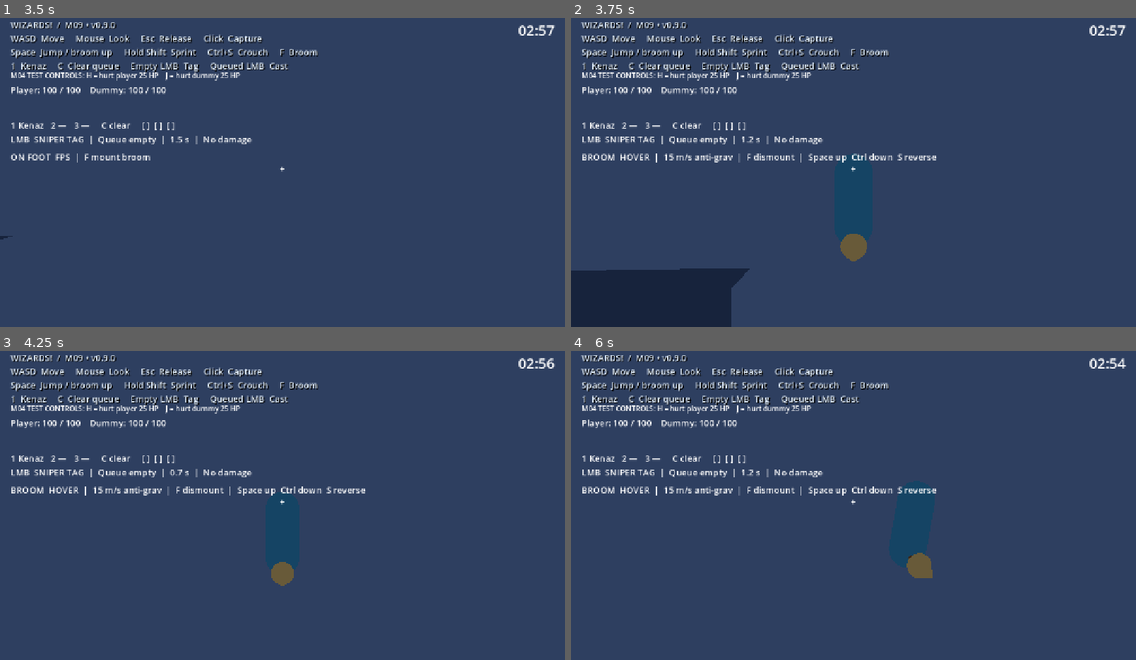
Above: before the commit, frames 1-4 (two rows, left to right).
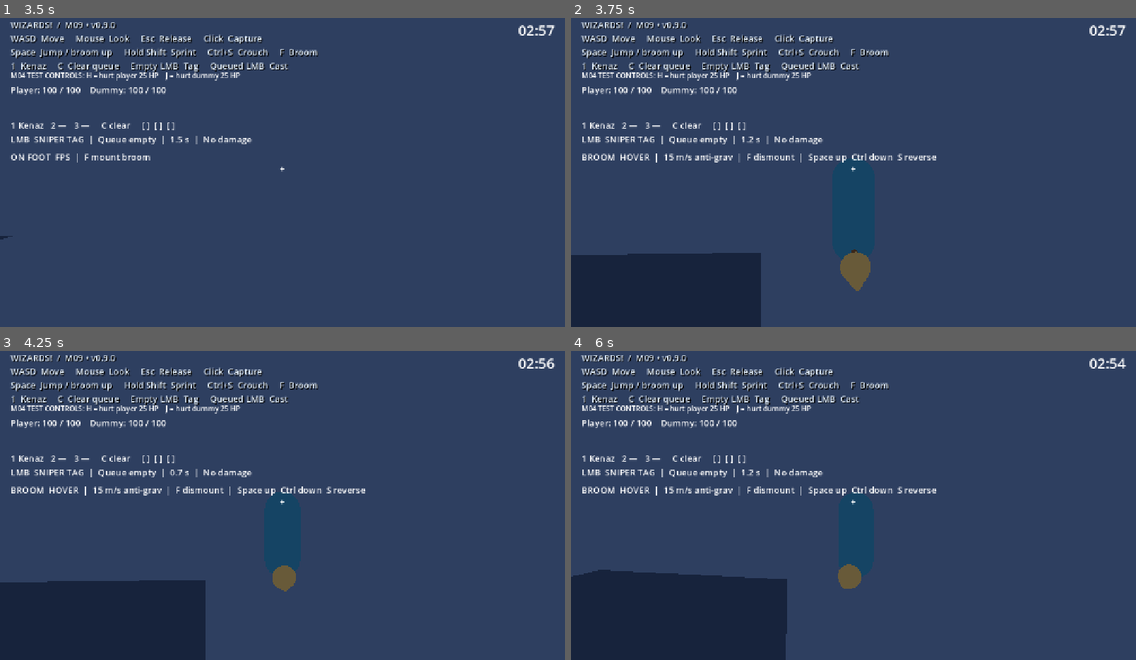
Above: after the commit, the same moments.

Repository: Addersoft/MAGICIDE-
Game: Godot game, scene res://scenes/boot/main.tscn
The game is run twice, just before and just after one commit, with the same random seed, the same clock (stepped at 60 frames per second) and the same inputs.
Inputs (mouse positions are in pixels of both pictures, inside the frame that each line leads up to):
- Up to frame 1 (3.5 s): tap Enter at 0.5 s; move the mouse to (310, 166) at 0.52 s; hold Ctrl (crouch_modifier) 0.53-1.28 s; hold W (move_forward) from 0.53 s (still down); click (310, 166) at 0.67 s; tap Space (jump) at 0.77, 1.52, 3.02 s; tap Alt (parkour_slide) at 0.8, 1.35, 3.05 s; move the mouse to (254, 169) at 1.27 s; tap Shift (sprint) at 1.55 s; move the mouse to (293, 163) at 2.02 s; hold Shift (sprint) 2.03-2.78 s; tap Ctrl (crouch_modifier) at 2.3, 2.85 s; move the mouse to (276, 172) at 2.77 s; click (276, 172) at 2.92 s
- Up to frame 2 (3.75 s): keep holding W (move_forward); tap Space (jump) at 3.5 s; move the mouse to (893, 172) at 3.52 s; hold Shift (sprint) from 3.53 s (still down); tap F (mount_broom) at 3.6 s
- Up to frame 3 (4.25 s): keep holding W (move_forward); keep holding Shift (sprint); tap Space (jump) at 3.77 s
- Up to frame 4 (6 s): move the mouse to (808, 496) at 4.27 s; release Shift (sprint) at 4.28 s; right-click (808, 496) at 4.35 s; tap Space (jump) at 4.52 s; tap Ctrl (crouch_modifier) at 4.55 s; move the mouse to (859, 502) at 5.02 s; tap Alt (parkour_slide) at 5.1 s; click (859, 502) at 5.17 s; move the mouse to (830, 496) at 5.77 s; release W (move_forward) at 5.78 s; hold D (move_right) from 5.78 s (still down); click (830, 496) at 5.85 s

Frame 1 is identical in both runs. In frame 2, 3.6% of the frame differs, in the area x 0-54%, y 43-100%; in frame 3, 9.5%; in frame 4, 14%, in the area x 0-65%, y 42-100%.
Error after the commit: Invalid call to function 'integrate' in base 'Node (broom_controller.gd)'. Expected 6 argument(s). (res://scripts/player/player_controller.gd:60)

Commit message:
Crouch=tap Ctrl, slide=hold Ctrl while moving; broom boost on Shift + orange→blue fire trail

Diff:
--- a/scripts/player/player_controller.gd
+++ b/scripts/player/player_controller.gd
@@ -56,17 +56,18 @@
 		motor.reset()
 	var axis: Vector2 = player_input.fly_axis()
 	var vertical: float = player_input.fly_vertical()
-	velocity = broom.integrate(delta, velocity, view.horizontal_basis(), axis, vertical, knockback.horizontal)
+	var boost: bool = player_input.boost_held()
+	velocity = broom.integrate(delta, velocity, view.horizontal_basis(), axis, vertical, knockback.horizontal, boost)
 	move_and_slide()
 	knockback.finish_step(self, delta)
 	broom.update_visual(delta, axis)
 
 func _foot_physics(delta: float) -> void:
-	# ParkourMotor owns horizontal momentum, wall-run, vault, glide, Q/E roll, coyote, etc.
-	var crouch_pressed: bool = player_input.crouch_toggled()
-	if crouch_pressed and not posture.sliding:
+	# Tap Ctrl (stationary) = crouch toggle. Hold Ctrl while moving = slide.
+	var crouch_tap: bool = player_input.crouch_toggled()
+	if crouch_tap and not posture.sliding:
 		posture.toggle()
-	var desired: Vector3 = motor.step(delta, crouch_pressed)
+	var desired: Vector3 = motor.step(delta, crouch_tap)
 	velocity.x = desired.x + knockback.horizontal.x
 	velocity.y = desired.y
 	velocity.z = desired.z + knockback.horizontal.z
--- a/scripts/player/player_input.gd
+++ b/scripts/player/player_input.gd
@@ -8,7 +8,7 @@
 var controls_active: bool = false
 var gameplay_enabled: bool = true
 var _discard_motion: bool = false
-var _crouch_chord_down: bool = false
+var _ctrl_was_down: bool = false
 
 func _ready() -> void:
 	set_capture(true)
@@ -24,8 +24,11 @@
 func movement_axis() -> Vector2:
 	if not controls_active:
 		return Vector2.ZERO
-	var backward: float = 0.0 if Input.is_action_pressed("crouch_modifier") else Input.get_action_strength("move_backward")
-	return Vector2(Input.get_axis("move_left", "move_right"), backward - Input.get_action_strength("move_forward")).limit_length(1.0)
+	# S always available for backward; crouch is pure Ctrl tap, not Ctrl+S chord.
+	return Vector2(
+		Input.get_axis("move_left", "move_right"),
+		Input.get_action_strength("move_backward") - Input.get_action_strength("move_forward")
+	).limit_length(1.0)
 
 func fly_axis() -> Vector2:
 	if not controls_active:
@@ -85,18 +88,50 @@
 func sprint_held() -> bool:
 	return controls_active and Input.is_action_pressed("sprint")
 
+func boost_held() -> bool:
+	## Shift while mounted = broom boost.
+	return controls_active and Input.is_action_pressed("sprint")
+
+func crouch_toggled() -> bool:
+	## Tap Ctrl while stationary / near-stationary toggles crouch.
+	if not controls_active:
+		return false
+	if not Input.is_action_just_pressed("crouch_modifier"):
+		return false
+	var axis := movement_axis()
+	var planar_speed := 0.0
+	var body = get_parent()
+	if body is CharacterBody3D:
+		planar_speed = Vector2(body.velocity.x, body.velocity.z).length()
+	return axis.length() < 0.25 and planar_speed < 3.5
+
+func slide_held() -> bool:
+	## Hold Ctrl while moving = stay in / enter slide.
+	if not controls_active:
+		return false
+	if not Input.is_action_pressed("crouch_modifier"):
+		return false
+	var axis := movement_axis()
+	var body = get_parent()
+	var planar_speed := 0.0
+	if body is CharacterBody3D:
+		planar_speed = Vector2(body.velocity.x, body.velocity.z).length()
+	return axis.length() > 0.2 or planar_speed > 3.5
+
 func slide_requested() -> bool:
+	## Rising edge into slide: press Ctrl while already moving, or dedicated parkour_slide.
 	if not controls_active:
 		return false
 	if Input.is_action_just_pressed("parkour_slide"):
 		return true
-	return Input.is_action_just_pressed("crouch_modifier")
-
-func crouch_toggled() -> bool:
-	var held: bool = Input.is_action_pressed("crouch_modifier") and Input.is_action_pressed("move_backward")
-	var pressed: bool = held and not _crouch_chord_down
-	_crouch_chord_down = held
-	return controls_active and pressed
+	if Input.is_action_just_pressed("crouch_modifier"):
+		var axis := movement_axis()
+		var body = get_parent()
+		var planar_speed := 0.0
+		if body is CharacterBody3D:
+			planar_speed = Vector2(body.velocity.x, body.velocity.z).length()
+		return axis.length() > 0.2 or planar_speed > 3.5
+	return false
 
 func glide_held() -> bool:
 	if not controls_active:
@@ -107,13 +142,11 @@
 	return controls_active and Input.is_action_just_pressed("parkour_dodge")
 
 func roll_left_requested() -> bool:
-	## Q — counter-clockwise / left roll
 	return controls_active and Input.is_action_just_pressed("roll_left")
 
 func roll_right_requested() -> bool:
-	## E — clockwise / right roll
 	return controls_active and Input.is_action_just_pressed("roll_right")
 
 func reset_for_respawn() -> void:
 	set_capture(false)
-	_crouch_chord_down = Input.is_action_pressed("crouch_modifier") and Input.is_action_pressed("move_backward")
+	_ctrl_was_down = Input.is_action_pressed("crouch_modifier")
